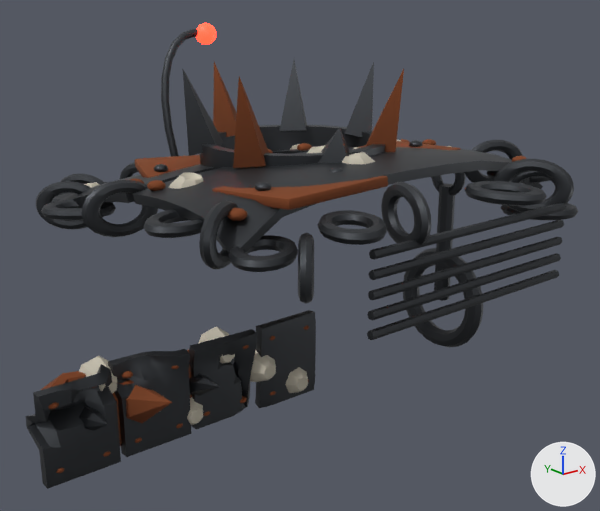
The glTF model public/models/gear/enemy-gear.glb, before and after one commit.
Before and after are seen from a 50 mm camera at (-0.223, -0.273, 0.14) aimed at (-0.008, -0.005, 0.033). Lighting does not change. The marker at lower right points along +X, +Y and +Z. The older version comes first. Where no turn or scale is listed for an object, it has been applied to the vertices. Vertices at exactly the same position are counted once.

The first picture shows 'enemy_corrodius_claw_mesh', 'enemy_corrodius_mesh', 'enemy_scavenger_claw_mesh', 'enemy_scavenger_mesh', 'enemy_scrapling_mesh'.
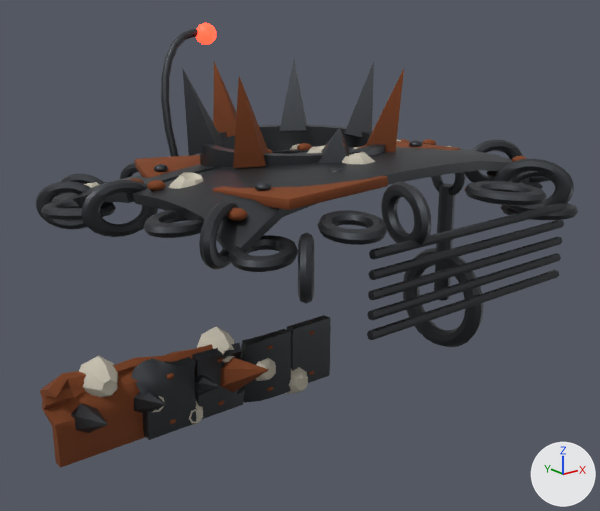
What differs and where, as boxes [x1, y1, x2, y2] in the pictures (600 x 511 px; the box of a moved part takes in the faces that stretch with it):
'enemy_corrodius_claw_mesh', reshaped, moved, rescaled (31% narrower, 30% shorter)
    before: [25, 310, 316, 489]
    after: [131, 315, 331, 440]
part 1 of me_enemy_corrodius_claw_mesh, moved or reshaped
    before: [126, 385, 172, 423]
    after: [220, 357, 268, 392]
part 2 of me_enemy_corrodius_claw_mesh, rebuilt
    before: [189, 329, 257, 429]
    after: [240, 329, 291, 403]
part 3 of me_enemy_corrodius_claw_mesh, rebuilt (36% narrower, 29% shorter)
    before: [108, 349, 191, 457]
    after: [192, 343, 245, 419]
part 4 of me_enemy_corrodius_claw_mesh, rebuilt (32% narrower, 33% shorter)
    before: [25, 364, 121, 489]
    after: [131, 357, 196, 440]
part 5 of me_enemy_corrodius_claw_mesh, added
    after: [287, 315, 331, 383]
part 6 of me_enemy_corrodius_claw_mesh, deleted
    before: [48, 326, 309, 473]
part 7 of me_enemy_corrodius_claw_mesh, reshaped
    before: [255, 310, 316, 408]
    after: [309, 371, 314, 375]
'enemy_scavenger_claw_mesh', unchanged, uncovered by the edit
    before: [41, 326, 308, 446]
    after: [40, 326, 308, 468]

Edits to the bpy script that builds the scene:
```text
Change me_enemy_corrodius_claw_mesh:
    used by ob_enemy_corrodius_claw_mesh; parent = ob_enemy_corrodius_claw; location = (-0.0788, -0.0323, 0.0); scale = (0.0589, 0.0589, 0.0589)
    remove me_enemy_corrodius_claw_mesh.from_pydata(...)  # 1487 vertices, 2890 faces; spans x -1.0..1.0, y -0.33..0.33, z -0.3..0.3
    add me_enemy_corrodius_claw_mesh.from_pydata(...)  # 815 vertices, 1578 faces; spans x -1.0..1.0, y -0.44..0.44, z -0.33..0.33
    me_enemy_corrodius_claw_mesh part 1: the loose piece of 7 vertices spanning x -0.48..-0.24, y -0.33..0.19, z -0.13..0.2 is scaled about its middle by 1.33, then moved by (0.27, -0.02, -0.01)
    me_enemy_corrodius_claw_mesh part 2: the loose piece of 162 vertices spanning x 0.03..0.49, y 0.02..0.33, z -0.29..0.29 is rebuilt with 98 vertices and now spans x -0.03..0.5, y 0.03..0.36, z -0.33..0.27
    me_enemy_corrodius_claw_mesh part 3: the loose piece of 162 vertices spanning x -0.48..-0.02, y 0.03..0.22, z -0.29..0.3 is rebuilt with 98 vertices and now spans x -0.45..0.08, y 0.05..0.44, z -0.31..0.27
    me_enemy_corrodius_claw_mesh part 4: the loose piece of 162 vertices spanning x -1.0..-0.49, y 0.03..0.27, z -0.29..0.29 is rebuilt with 98 vertices and now spans x -1.0..-0.5, y 0.04..0.28, z -0.31..0.33
    me_enemy_corrodius_claw_mesh part 5: a new loose piece of 98 vertices spanning x 0.54..1.0, y 0.06..0.16, z -0.32..0.28, in mat_iron
    me_enemy_corrodius_claw_mesh part 6: 16 loose pieces with 832 vertices, spanning x -0.94..0.95, y 0.02..0.2, z -0.23..0.23, are deleted
    me_enemy_corrodius_claw_mesh part 7: 161 vertices removed from x 0.53..1.0, y 0.04..0.14, z -0.3..0.3; 51 vertices added at x 0.72..0.82, y 0.05..0.15, z -0.25..-0.19
    other edits to the shape of me_enemy_corrodius_claw_mesh do not show in these pictures
Change ob_enemy_corrodius_claw_mesh:
    ob_enemy_corrodius_claw_mesh.location: (-0.0788, -0.0323, 0.0) -> (-0.056, -0.0323, 0.000904)
    ob_enemy_corrodius_claw_mesh.scale: (0.0589, 0.0589, 0.0589) -> (0.0441, 0.0441, 0.0441)
```
